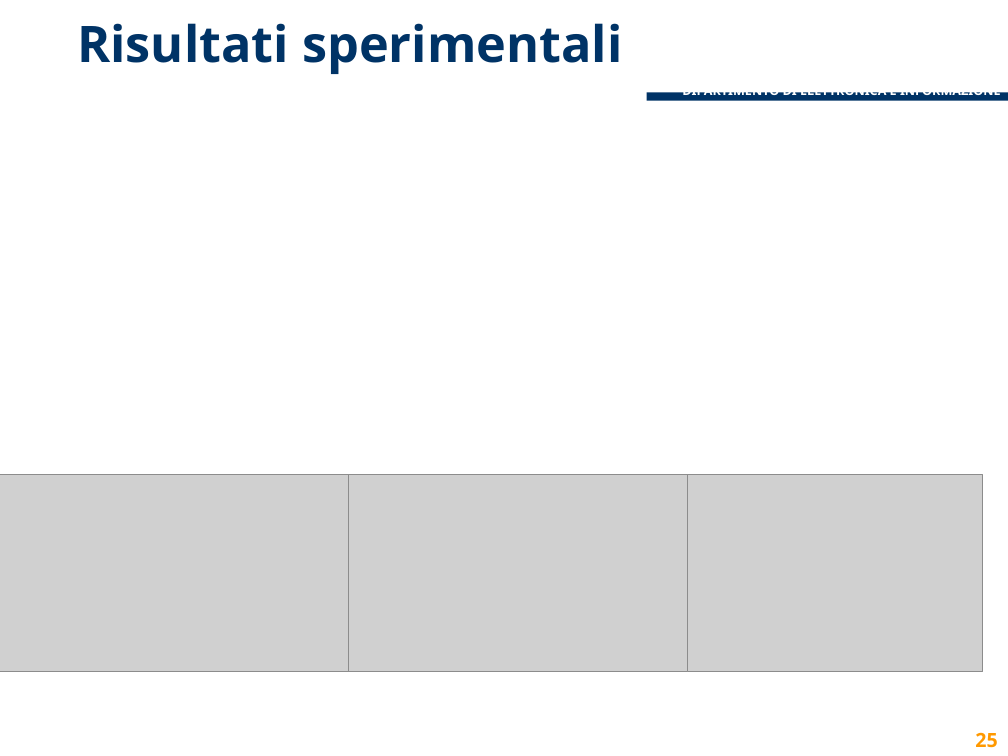
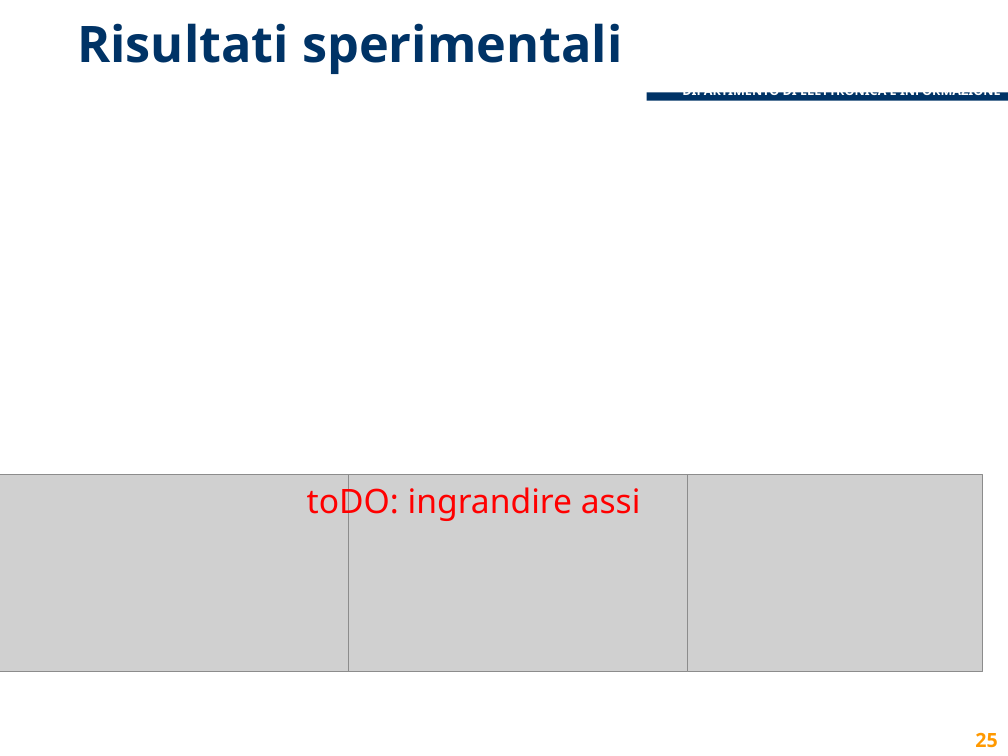
Before and after one commit to lcavagnispolimi/thesis_latex, a slide deck: slide 25 of presentazione_discussione.pptx. Drawn at 1008x756 pixels with LibreOffice and Linux fonts; fonts in the diff are those of the drawing; grey boxes stand for pictures; background and template pictures are left out. Boxes give left, top, right and bottom in pixels: in the first picture for what was removed or moved away, otherwise in the second. Text is boxed around its words. In the diff, an @@ line names an element or a change of style, - is before the commit and + after.

```diff
--- a/presentazione_discussione.pptx
+++ b/presentazione_discussione.pptx
@@ text added at (x1=307, y1=481, x2=641, y2=522), 24 pt, text #FF0000 @@
+toDO: ingrandire assi
```
Also in this commit, not shown: 4 other slides changed, 1 slide added, 1 slide removed.
